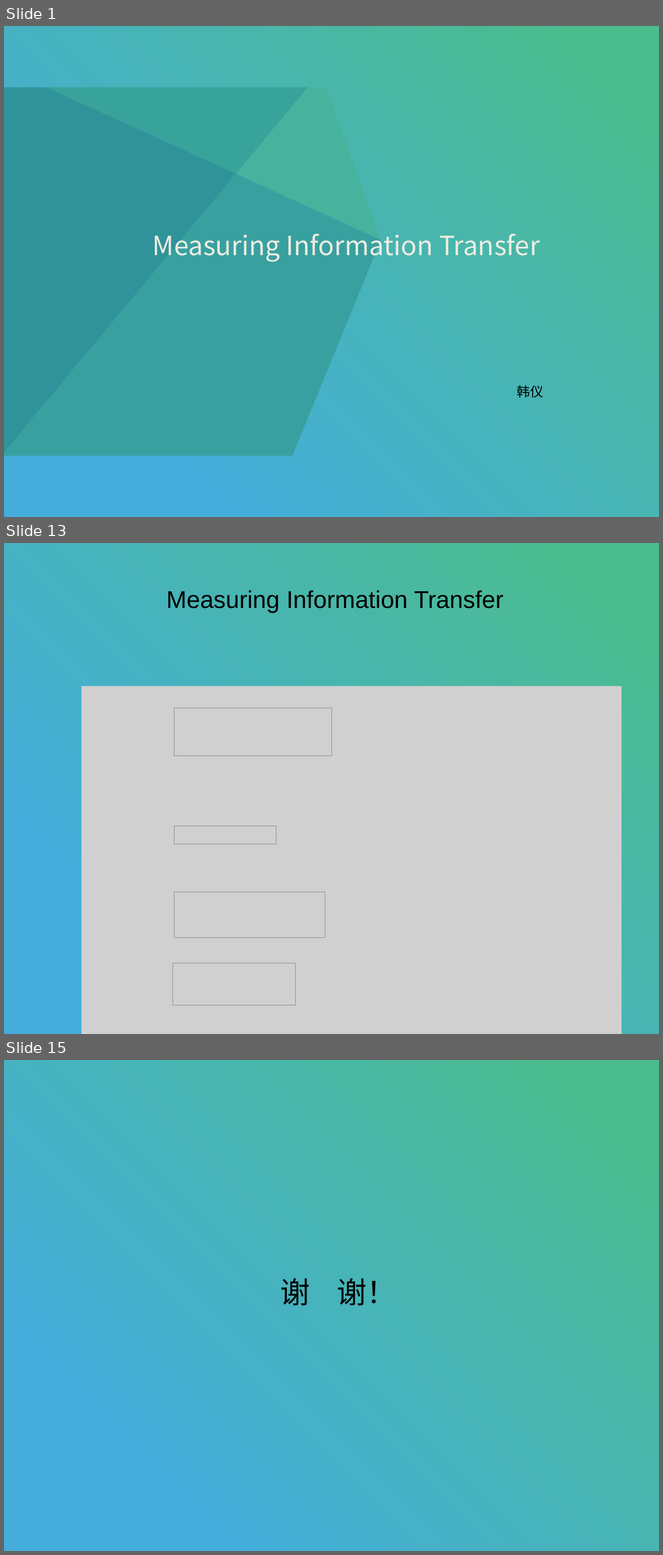
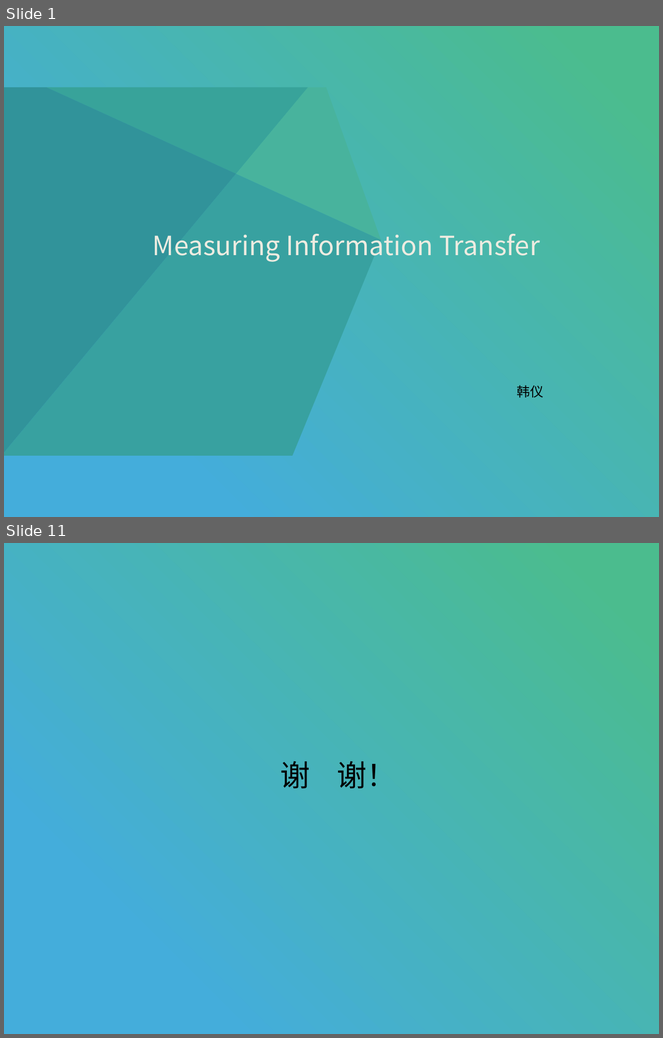
Before and after one commit to stan12138/daily, a slide deck: 转移熵.pptx. Shown one above the other, each under a label of ours: slides 1, 13 and 15 before the commit, slides 1 and 11 after it; the slides between them are not shown. The pictures are 663x1555 and 663x1038 pixels, drawn with LibreOffice and Linux fonts; fonts in the diff are those of the drawing; grey boxes stand for pictures. Boxes give left, top, right and bottom in pixels: in the first picture for what was removed or moved away, otherwise in the second. Text is boxed around its words. In the diff, an @@ line names an element or a change of style, - is before the commit and + after.

```diff
--- a/转移熵.pptx
+++ b/转移熵.pptx
@@ slide 13 removed at (4, 543, 659, 1034), background #FFFFFF; not listed: 1 template element that a slide beside it also shows @@
@@ text removed at (166, 590, 504, 613) @@
-Measuring Information Transfer
@@ picture removed at (81, 687, 622, 1034) @@
@@ picture removed at (175, 708, 332, 756) @@
@@ picture removed at (175, 826, 276, 845) @@
@@ picture removed at (175, 892, 325, 938) @@
@@ picture removed at (173, 963, 296, 1005) @@
@@ what was slide 15 is now slide 11 @@
```
Also in this commit, not shown: 8 slides changed, 1 slide added, 4 other slides removed, 2 other files.
